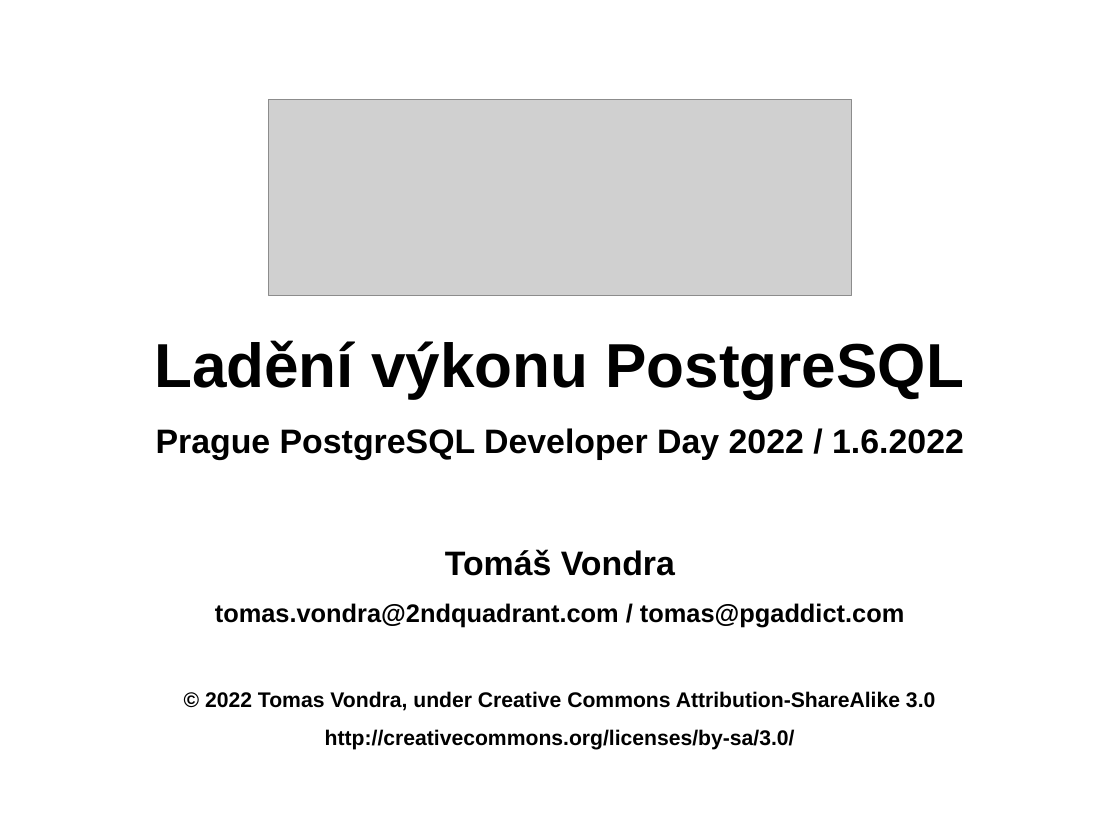
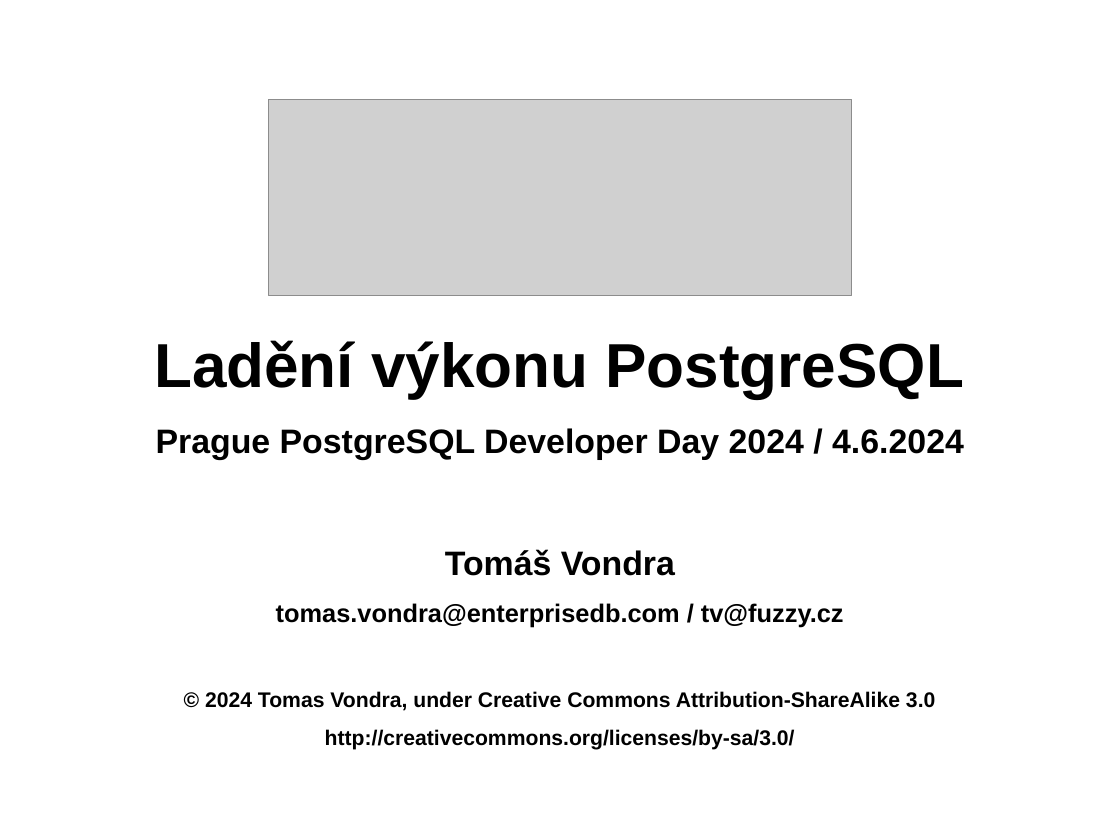
Before and after one commit to tvondra/perf_tuning_training, a slide deck: slide 1 of perf-tuning-training.odp. Drawn at 1120x840 pixels with LibreOffice and Linux fonts; fonts in the diff are those of the drawing; grey boxes stand for pictures. Boxes give left, top, right and bottom in pixels: in the first picture for what was removed or moved away, otherwise in the second. Text is boxed around its words. In the diff, an @@ line names an element or a change of style, - is before the commit and + after.

```diff
--- a/perf-tuning-training.odp
+++ b/perf-tuning-training.odp
@@ subtitle at (156,428,964,460): text changed @@
-Prague PostgreSQL Developer Day 2022 / 1.6.2022
+Prague PostgreSQL Developer Day 2024 / 4.6.2024
@@ subtitle at (205,603,935,711): text changed @@
-tomas.vondra@2ndquadrant.com / tomas@pgaddict.com
-© 2022 Tomas Vondra, under Creative Commons Attribution-ShareAlike 3.0
+tomas.vondra@enterprisedb.com / tv@fuzzy.cz
+© 2024 Tomas Vondra, under Creative Commons Attribution-ShareAlike 3.0
```
Also in this commit, not shown: 14 other slides changed, 2 slides added, 2 other files.
